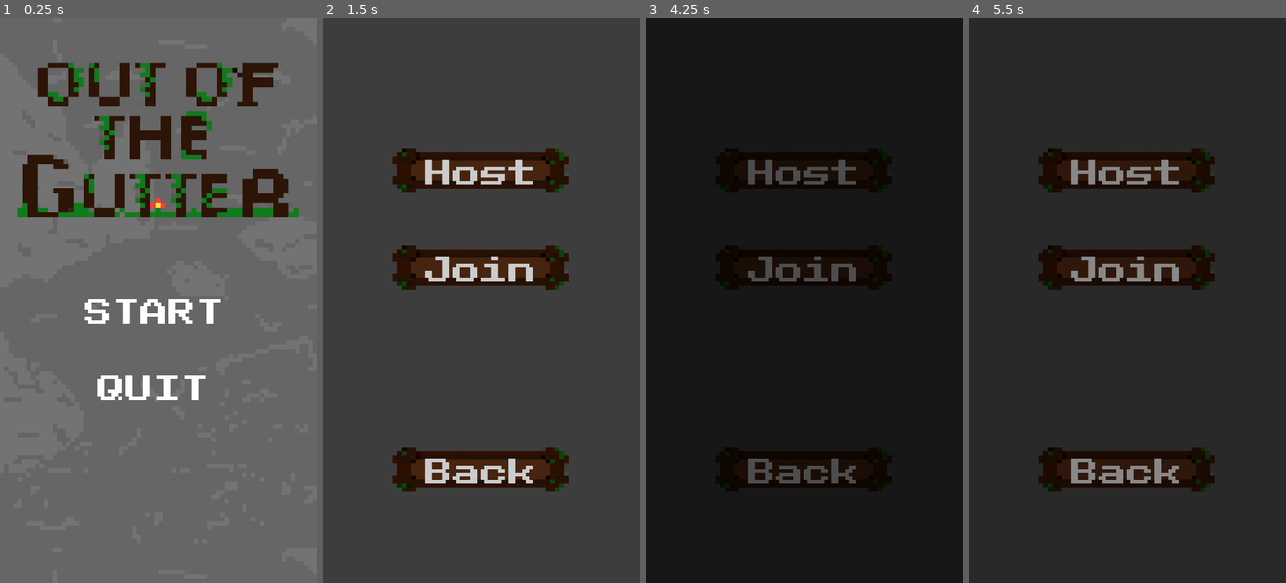
Above: before the commit, frames 1-4 (left to right).
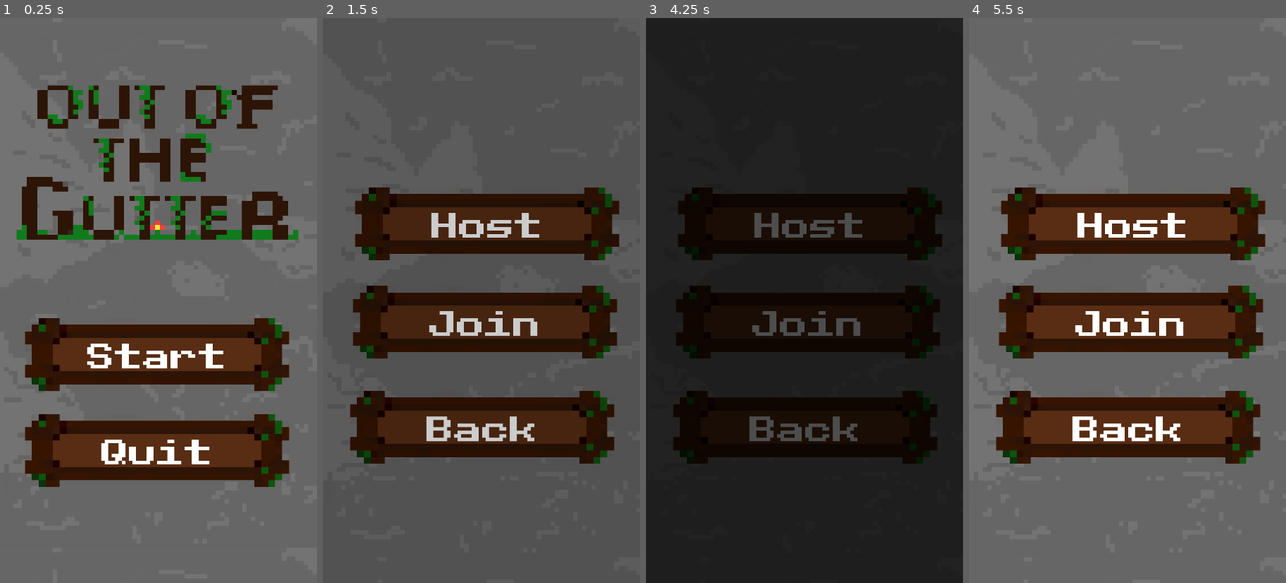
Above: after the commit, the same moments.

Repository: Koloss0/Out-Of-The-Gutter
Game: Godot game, scene res://Scenes/title_page.tscn
Two runs of this game, one before a commit and one after it. Both use one fixed random seed, a clock stepped at 60 frames per second and the inputs below.
Inputs (mouse positions are in pixels of both pictures, inside the frame that each line leads up to):
- Up to frame 1 (0.25 s): no input
- Up to frame 2 (1.5 s): click "START" (after the commit: "Start") at 0.5 s; click "Host" at 1.25 s
- Up to frame 3 (4.25 s): click "Join" at 2 s; click (807, 283) at 2.77 s; type "12" at 2.85 s; click (807, 340) at 3 s; type "12" at 3.08 s; click "Back" at 3.5 s
- Up to frame 4 (5.5 s): click "Back" at 4.25 s; tap Enter at 5 s; move the mouse to (1197, 272) at 5.02 s; click (1197, 272) at 5.17 s

The runs differ from the first frame. In frame 1, 31% of the frame differs, in the area x 5-95%, y 7-83%; in frame 2, 48%; in frame 3, 11%; in frame 4, 99%, in the area x 0-100%, y 0-100%.

Commit message:
Fixed start menu buttons

Diff:
--- a/Scenes/HostJoin_page.tscn
+++ b/Scenes/HostJoin_page.tscn
@@ -1,6 +1,7 @@
-[gd_scene load_steps=3 format=3 uid="uid://gep28ojo02rb"]
+[gd_scene load_steps=4 format=3 uid="uid://gep28ojo02rb"]
 
 [ext_resource type="PackedScene" uid="uid://d06y0af7layko" path="res://Scenes/labeled_texture_button.tscn" id="1_hprpf"]
+[ext_resource type="Texture2D" uid="uid://bnfubdqfxefer" path="res://Art/sewer_bg.png" id="1_uq5wp"]
 
 [sub_resource type="GDScript" id="GDScript_xwxs2"]
 resource_name = "StartGame"
@@ -36,40 +37,47 @@
 grow_vertical = 2
 script = SubResource("GDScript_xwxs2")
 
-[node name="HostButton" parent="." instance=ExtResource("1_hprpf")]
+[node name="TextureRect" type="TextureRect" parent="."]
+texture_filter = 1
 layout_mode = 0
-offset_left = 237.0
-offset_top = 443.0
-offset_right = 837.0
-offset_bottom = 593.0
+offset_right = 1115.0
+offset_bottom = 1954.0
+texture = ExtResource("1_uq5wp")
 
-[node name="Label" parent="HostButton" index="0"]
+[node name="Host" parent="." instance=ExtResource("1_hprpf")]
+layout_mode = 0
+offset_left = 109.0
+offset_top = 576.0
+offset_right = 1009.0
+offset_bottom = 823.5
+
+[node name="Label" parent="Host" index="0"]
 text = "Host"
 
-[node name="JoinButton" parent="." instance=ExtResource("1_hprpf")]
+[node name="Join" parent="." instance=ExtResource("1_hprpf")]
 layout_mode = 0
-offset_left = 237.0
-offset_top = 773.0
-offset_right = 837.0
-offset_bottom = 923.0
+offset_left = 102.0
+offset_top = 910.0
+offset_right = 1002.0
+offset_bottom = 1157.5
 
-[node name="Label" parent="JoinButton" index="0"]
+[node name="Label" parent="Join" index="0"]
 text = "Join"
 
-[node name="BackButton" parent="." instance=ExtResource("1_hprpf")]
+[node name="Back" parent="." instance=ExtResource("1_hprpf")]
 layout_mode = 0
-offset_left = 237.0
-offset_top = 1459.0
-offset_right = 837.0
-offset_bottom = 1609.0
+offset_left = 92.0
+offset_top = 1267.0
+offset_right = 992.0
+offset_bottom = 1514.5
 
-[node name="Label" parent="BackButton" index="0"]
+[node name="Label" parent="Back" index="0"]
 text = "Back"
 
-[connection signal="pressed" from="HostButton" to="." method="_on_host_button_pressed"]
-[connection signal="pressed" from="JoinButton" to="." method="_on_join_button_pressed"]
-[connection signal="pressed" from="BackButton" to="." method="_on_back_button_pressed"]
+[connection signal="pressed" from="Host" to="." method="_on_host_button_pressed"]
+[connection signal="pressed" from="Join" to="." method="_on_join_button_pressed"]
+[connection signal="pressed" from="Back" to="." method="_on_back_button_pressed"]
 
-[editable path="HostButton"]
-[editable path="JoinButton"]
-[editable path="BackButton"]
+[editable path="Host"]
+[editable path="Join"]
+[editable path="Back"]
--- a/Scenes/labeled_texture_button.tscn
+++ b/Scenes/labeled_texture_button.tscn
@@ -6,8 +6,8 @@
 [node name="LabeledTextureButton" type="TextureButton"]
 texture_filter = 1
 custom_minimum_size = Vector2(600, 150)
-offset_right = 1082.0
-offset_bottom = 335.0
+offset_right = 900.0
+offset_bottom = 247.5
 theme = ExtResource("1_285mj")
 texture_normal = ExtResource("2_ksjs0")
 stretch_mode = 0
--- a/Scenes/title_page.tscn
+++ b/Scenes/title_page.tscn
@@ -1,10 +1,10 @@
 [gd_scene load_steps=7 format=3 uid="uid://b612srpjtt8mm"]
 
-[ext_resource type="Script" path="res://Scripts/Start.gd" id="1_nhqit"]
 [ext_resource type="Theme" uid="uid://b8amwfp2xjd5v" path="res://Themes/ui.tres" id="1_nooup"]
 [ext_resource type="Script" path="res://Scripts/TitlePage.gd" id="1_xvnd4"]
 [ext_resource type="Texture2D" uid="uid://bnfubdqfxefer" path="res://Art/sewer_bg.png" id="3_ym7je"]
 [ext_resource type="Texture2D" uid="uid://1xcpfnd0omw7" path="res://Art/MainPageBJ.png" id="5_3tyg3"]
+[ext_resource type="PackedScene" uid="uid://d06y0af7layko" path="res://Scenes/labeled_texture_button.tscn" id="5_klt6n"]
 
 [sub_resource type="CanvasItemMaterial" id="CanvasItemMaterial_b60gh"]
 
@@ -30,54 +30,37 @@
 grow_vertical = 2
 texture = ExtResource("3_ym7je")
 
-[node name="Start" type="TextureButton" parent="."]
-layout_mode = 1
-anchors_preset = -1
-anchor_left = 0.283333
-anchor_top = 0.471875
-anchor_right = 0.672222
-anchor_bottom = 0.560417
-script = ExtResource("1_nhqit")
-metadata/_edit_use_anchors_ = true
-
-[node name="Label" type="Label" parent="Start"]
-layout_mode = 0
-offset_left = -18.0
-offset_top = 17.0
-offset_right = 457.0
-offset_bottom = 154.0
-theme = ExtResource("1_nooup")
-text = "START	"
-horizontal_alignment = 1
-vertical_alignment = 1
-
-[node name="Quit" type="TextureButton" parent="."]
-layout_mode = 1
-anchors_preset = -1
-anchor_left = 0.317593
-anchor_top = 0.6125
-anchor_right = 0.663889
-anchor_bottom = 0.692708
-metadata/_edit_use_anchors_ = true
-
-[node name="Label" type="Label" parent="Quit"]
-layout_mode = 0
-offset_left = -11.0
-offset_top = 6.0
-offset_right = 369.0
-offset_bottom = 143.0
-text = "QUIT"
-horizontal_alignment = 1
-vertical_alignment = 1
-
 [node name="TextureRect2" type="TextureRect" parent="."]
 texture_filter = 1
 layout_mode = 0
-offset_left = 59.0
-offset_top = 153.0
-offset_right = 1018.0
-offset_bottom = 677.0
+offset_left = 57.0
+offset_top = 229.0
+offset_right = 1016.0
+offset_bottom = 753.0
 texture = ExtResource("5_3tyg3")
+
+[node name="Start" parent="." instance=ExtResource("5_klt6n")]
+layout_mode = 0
+offset_left = 85.0
+offset_top = 1020.0
+offset_right = 985.0
+offset_bottom = 1267.5
+
+[node name="Label" parent="Start" index="0"]
+text = "Start"
+
+[node name="Quit" parent="." instance=ExtResource("5_klt6n")]
+layout_mode = 0
+offset_left = 85.0
+offset_top = 1346.0
+offset_right = 985.0
+offset_bottom = 1593.5
+
+[node name="Label" parent="Quit" index="0"]
+text = "Quit"
 
 [connection signal="pressed" from="Start" to="." method="_on_start_pressed"]
 [connection signal="pressed" from="Quit" to="." method="_on_quit_pressed"]
+
+[editable path="Start"]
+[editable path="Quit"]
Not shown: 1 places in Scenes/GamePage.tscn that only renumber resources
